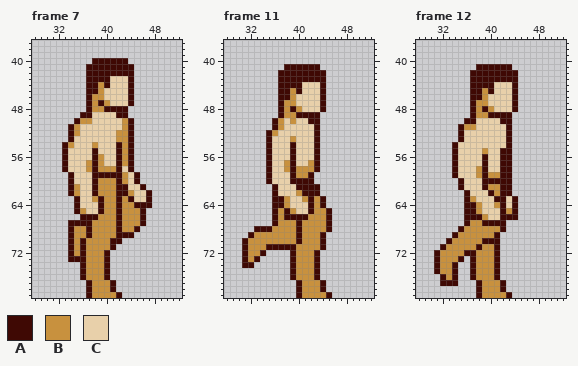
File history of a pixel-art file, support/Seraphina-walk.aseprite. The picture above is the old version.
80x80 pixels, 12 frames. Shown: frame 7: x 28..52, y 37..79; frame 11: x 28..52, y 37..79; frame 12: x 28..52, y 37..79. The commit also changed other frames, which this record leaves out.
Palette (. is transparent): A #3f0904  B #c8913e  C #e8d0aa
Pixels before, frame 7, first column x 33:
40 .....AAAAAA....
41 ....AAAAAAAA...
42 ....AAAAAAAA...
43 ....AAAACCCA...
44 ....AABACCCA...
45 ....AABCCCCA...
46 ....ABBCCCCA...
47 ....ABABCCCA...
48 ....ABBAAAA....
49 ...AACCCCAA....
50 ..ABBCCCCCBA...
51 .ABCCCCCCCBA...
52 .ABCCCCCCBBA...
53 .ACCCCCCCBBA...
54 ABCCCBCCCABA...
55 ACCCCACCCABA...
56 ACCCCABCCABA...
57 ACCCBABCCABA...
58 ACCCBABBBACA...
59 .ACCCAAAAABCA..
60 .ACCCABBBABCA..
61 .ABCCABBBAACCA.
62 .ABCCABBBAABCCA
63 ..ACCBABBABACCA
64 ..ACCCABBABBAAA
65 ..ABCCABBABBBA.
66 ...AAABBBABBBA.
67 .AAAABBBBABBBA.
68 .ABBABBBBABBA..
69 .ABBABBBBAAA...
70 .ABABBBBAA.....
71 .ABABBBBA......
72 .ABABBBA.......
73 .AAABBBA.......
74 ...ABBBA.......
75 ...ABBBA.......
76 ...ABBBA.......
77 ....ABBBA......
78 ....ABBBA......
79 ....ABBBBA.....
Pixels before, frame 11, first column x 31:
41 .......AAAAAA..
42 ......AAAAAAAA.
43 ......AAAAAAAA.
44 ......AAAACCCA.
45 ......AABACCCA.
46 ......AABCCCCA.
47 ......ABBCCCCA.
48 ......ABABCCCA.
49 ......ABBAAAA..
50 .....ABCBCCAA..
51 .....ABCCCCCA..
52 ....ABCCCCCCA..
53 ....ACCCBCCCA..
54 ....ACCCACCCA..
55 ....ACCCACCCA..
56 ....ACCCACCCA..
57 ....ACCBACCBA..
58 ....ACCBABBBA..
59 ....ACCCABBA...
60 ....ACCCAAAA...
61 .....ACCCAAAA..
62 .....ACCCBAAA..
63 .....AABCCBABA.
64 .....AABCCCABA.
65 .....ABABCCABBA
66 .....ABAAAABBBA
67 .....ABBBABBBBA
68 ..AAABBBBABBBBA
69 .ABBBBBBBABBBA.
70 ABBBBBBBBABBBA.
71 ABBBAAAAABBBBA.
72 ABBA....ABBBA..
73 ABA.....ABBBA..
74 AA......ABBBA..
75 ........ABBBA..
76 ........ABBBA..
77 .........ABBBA.
78 .........ABBBA.
79 .........ABBBBA
Pixels before, frame 12, first column x 31:
41 .......AAAAAA.
42 ......AAAAAAAA
43 ......AAAAAAAA
44 ......AAAACCCA
45 ......AABACCCA
46 ......AABCCCCA
47 ......ABBCCCCA
48 ......ABABCCCA
49 ......ABBAAAA.
50 .....AACCCCAA.
51 ....ABBCCCCCA.
52 ....ACCCCCCCA.
53 ....ACCCCCCCA.
54 ...ACCCCCCCCA.
55 ...ACCCCBCCAA.
56 ...ACCCCACCAA.
57 ...ACCCCACCAA.
58 ...ACCCBACCAA.
59 ...ACCCBABBAA.
60 ....ACCCAAAAA.
61 ....ACCCABBAA.
62 .....ACCCABAA.
63 .....ABCCCAACA
64 .....AABCCBACA
65 .....AABCCCABA
66 .....AAABCCAAA
67 .....ABBAAAA..
68 ....ABBBBBBA..
69 ...ABBBBBBA...
70 ..ABBBBBAAA...
71 .ABBBBBABBA...
72 ABBBBAABBBA...
73 ABBBA.ABBBA...
74 ABBA..ABBBA...
75 ABBA..ABBBA...
76 .ABA..ABBBA...
77 .AAA...ABBBA..
78 .......ABBBA..
79 .......ABBBBA.
After the commit:
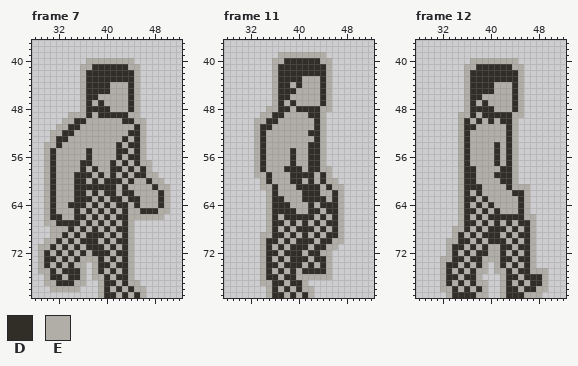
Colours new in this view: D #302e27  E #b0aea7
Log entry: New Walk Sprite Order This new walk sprite order makes walking look more fluid
Diff:
layer "Colour" now hidden
layer "B&W" now shown
Changed rows in their new state; - is an unchanged pixel.
Frame 7:
first column x 29:
40 --------EEEEEEEE------
41 -------EEDDDDDDEE-----
42 -------EDDDDDDDDE-----
43 -------EDDDDDDDDE-----
44 -------EDDDDEEEDE-----
45 -------EDDDDEEEDE-----
46 -------EDDEEEEEDE-----
47 -------EDEDEEEEDE-----
48 -------EDDDDEEEDE-----
49 -----EEEDEDDDDDEE-----
50 ----EEDDEEEEEEDDEE----
51 ---EEDDEEEEEEEEEDE----
52 --EEDDEEEEEEEEEDDE----
53 --EDDEEEEEEEEEDEDE----
54 -EEDEEEEEEEEEDEDDE----
55 -EDEEEEEDEEEEDDEDE----
56 -EDEEEEEDEEEEDEDDE----
57 -EDEEEEDDEEEDEDEDEE---
58 -EDEEEEDEDEEDDEDEDE---
59 -EDEEEDDDEDEDEDEDDEE--
60 -EDEEEDDEDEDDDEDEEDEE-
61 -EDEEEDDDDDDDEDEEEEDEE
62 -EDEEEDDEDEDDEDDEEEEDE
63 -EDEEEDDDEDEDDEDDEEEDE
64 -EDEEDDDEDEDEDDEDEEEDE
65 -EDEEEDEDEDEDEDEEDDDEE
66 -EDDEEDDEDEDEDDEEEEEE-
67 -EEDDDDEDEDEDEDE..----
68 --EEEDEDEDEDEDDE.-----
69 --EEDEDEDDDEDEDE------
70 -EEDEDEDDDEDEDDE------
71 EEDEDEDEDDDEDEDE------
72 EDEDEDEDEDDDEDDE------
73 EDDEDEDEEEDEDEDE------
74 EDEDEDEE.EDDEDDE------
75 EEDEDDDE.EDEDEDE------
76 -EDDEDDE.EEDEDDE------
77 -EEDDDEE..EDDEDEE-----
78 --EEEEE-..EDEDEDEE----
79 --------..EDDEDEDE----
Frame 11:
first column x 31:
39 ------EEEEEEEE---
40 -----EEDDDDDDEE--
41 -----EDDDDDDDDE--
42 -----EDDDDDDDDE--
43 -----EDDDDEEEDE--
44 -----EDDEDEEEDE--
45 -----EDDDEEEEDE--
46 -----EDDEEEEEDE--
47 -----EDEDEEEEDE--
48 ----EEDDEDDDDEE--
49 ---EEDDEEEEDDE---
50 --EEDDEEEEEEDE---
51 --EDDEEEEEEEDE---
52 --EDEEEEEEEDDE---
53 --EDEEEEEEEEDE---
54 --EDEEEEEEEDDE---
55 --EDEEEEDEEDDE---
56 --EDEEEEDEEDDE---
57 --EDEEEEDEEDDE---
58 --EDEEEDDDEDDEE--
59 --EEDEEEDDDDEDE--
60 ---EDEEEDDEDEDEE-
61 ---EEDEEEDDDDEDEE
62 ----EDEEEEDDDEEDE
63 ----EDDEEEDDDDEDE
64 ----EDDDEEEDEDDDE
65 ----EDDDDEEDDEDDE
66 ----EDEDDDDDEDEDE
67 ----EDDEDEDEDEDDE
68 --..EDEDEDDDEDEDE
69 -..EEDDEDEDEDEDDE
70 ...EDDEDEDDDEDDEE
71 ...EDEDEDDDEDDEE-
72 ...EDDEDDDEDDEE--
73 ...EDEDEDDDEDDE--
74 ..-EDDEDDDEDEDE--
75 ---EDEDEDEDDDDE--
76 ---EDDEDDEEEEEE--
77 ---EEDDEDDE...---
78 ----EDEDEDEE..---
79 ----EDDEDEDE...--
Frame 12:
first column x 31:
40 ------EEEEEEEE-----
41 -----EEDDDDDDEE----
42 -----EDDDDDDDDE----
43 -----EDDDDDDDDE----
44 -----EDDDDEEEDE----
45 -----EDDDDEEEDE----
46 -----EDDEEEEEDE----
47 -----EDEDEEEEDE----
48 -----EDDDDEEEDE----
49 ----EEDEDDDDDEE----
50 ----EDEDEDEDDE-----
51 ----EDDEEEEEDE-----
52 ----EDEEEEEEDE-----
53 ----EDEEEEEEDE-----
54 ---.EDEEEEDEDE-----
55 ---.EDEEEEDEDE-----
56 ---.EDEEEEDEDE-----
57 ---.EDEEEEDEDE-----
58 ---.EDDEEEEDDE-----
59 ---.EDDEEEDDDE-----
60 ----EDDEEEEDDE-----
61 ----EDDDEEEEDEEE---
62 ----EDEDEEEEEDDE---
63 ----EDDEDEEEEEDE---
64 ----EDEDEDEEEEDE---
65 ----EDDEDEDEEEDE---
66 ----EDEDEDDDDDDEE--
67 ----EDDEDEDEDEDDE--
68 ---EEDEDEDDDEDEDE--
69 ---EDEDEDDDEDEDDE--
70 --EEDDEDEDDDEDEDE--
71 -.EDDEDEDEEDDEDDE--
72 ..EDEDEDDEEDEDEDE--
73 .EEDDEDDEEEDDEDDE--
74 .EDDEDEDE.EDEDEDE--
75 .EDEDEDEE.EEDEDDEEE
76 -EDDEDDE...EDDEDDDE
77 -EDEDEDEE..EDEDEDDE
78 -EEDEDEDE..EDDEDDEE
79 --EDDDDEE..EDDDEEE-
